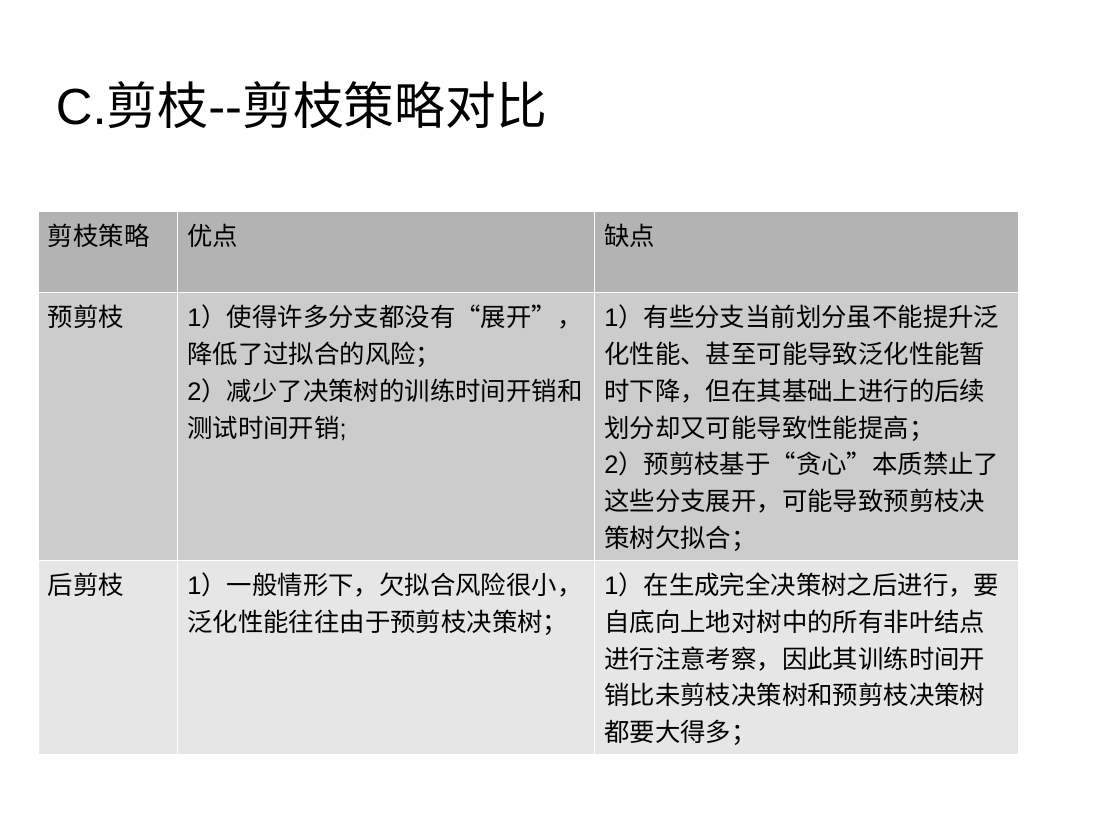
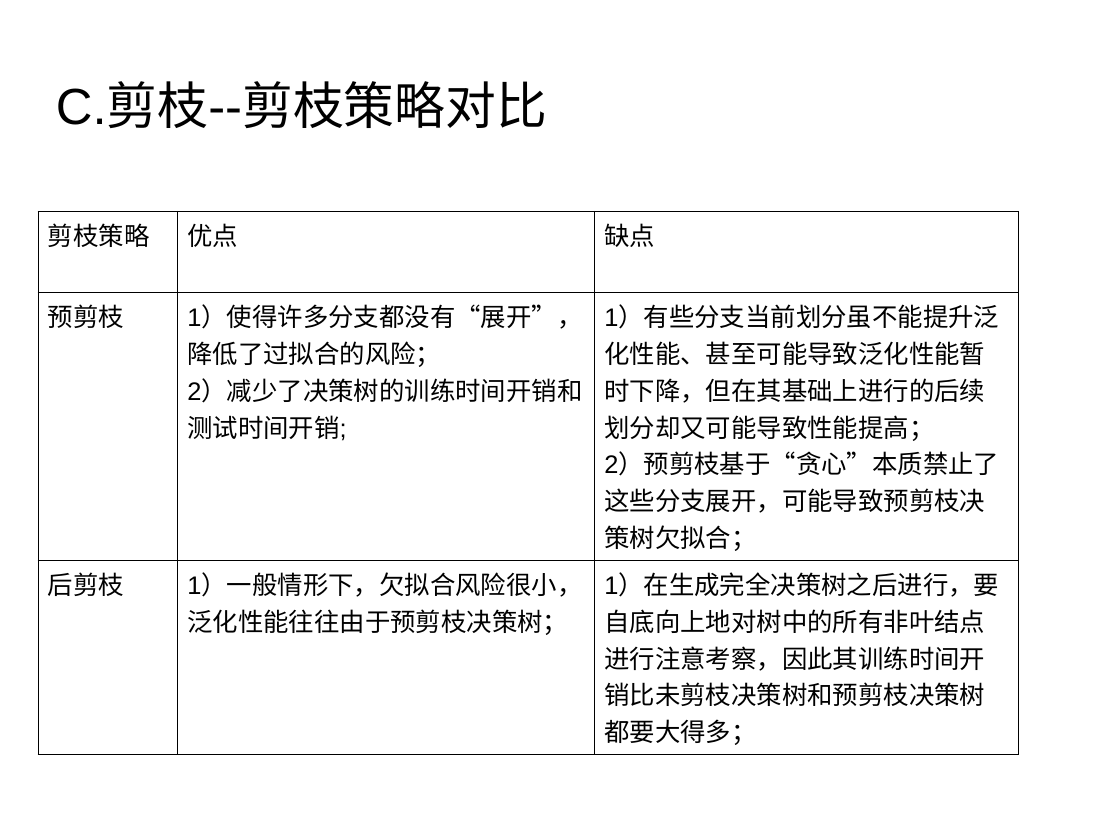
Before and after one commit to liulj0507/DecisionTreeShareProject, a slide deck: slide 14 of doc/DecisionTree-zhb.odp. Drawn at 1120x840 pixels with LibreOffice and Linux fonts; fonts in the diff are those of the drawing; background and template pictures are left out. Boxes give left, top, right and bottom in pixels: in the first picture for what was removed or moved away, otherwise in the second. Text is boxed around its words. In the diff, an @@ line names an element or a change of style, - is before the commit and + after.

```diff
--- a/doc/DecisionTree-zhb.odp
+++ b/doc/DecisionTree-zhb.odp
@@ table at box(38, 211, 1017, 760) @@
@@ fill #B3B3B3 to none in row 1 @@
@@ fill #CCCCCC to none in row 2 @@
@@ fill #E6E6E6 to none in row 3 @@
@@ borders changed @@
```
Also in this commit, not shown: 10 other slides changed, 10 slides added, 2 slides removed, 11 other files.
